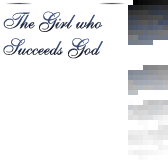
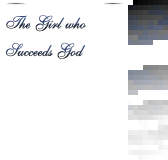
Comparing the layer stacks of the two 168px x 160px images. Changes:
renamed "Succeeds God copy" to "Succeeds God", painted on it over bbox(3, 38, 103, 59)
painted on "Succeeds God" (2nd of 2) over bbox(3, 38, 103, 59)
renamed "The Girl who copy" to "The Girl who", painted on it over bbox(3, 11, 103, 32)
painted on "The Girl who" (2nd of 2) over bbox(3, 11, 103, 32)
painted on "Layer 4" over bbox(16, 2, 125, 5)
